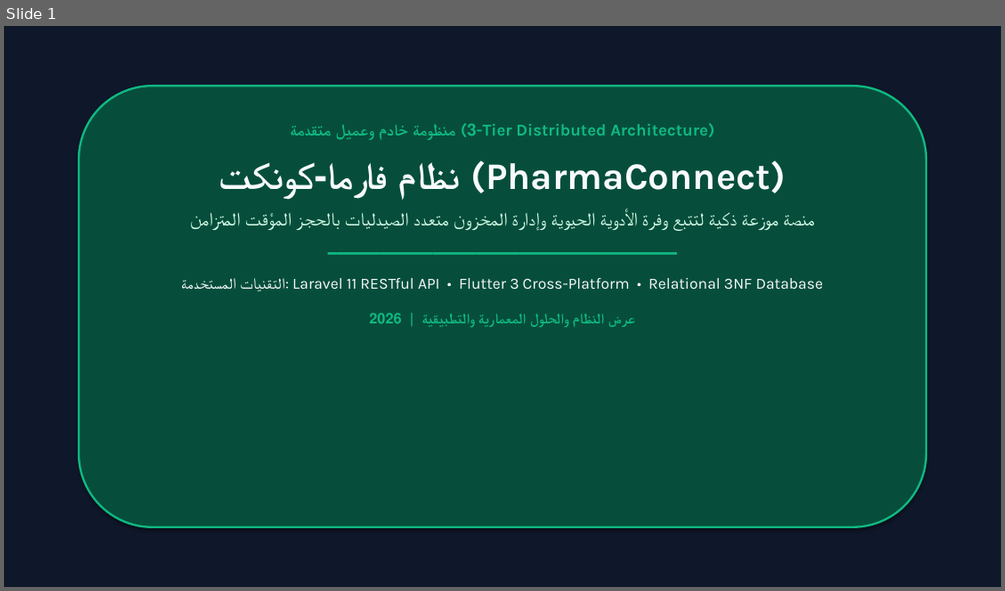
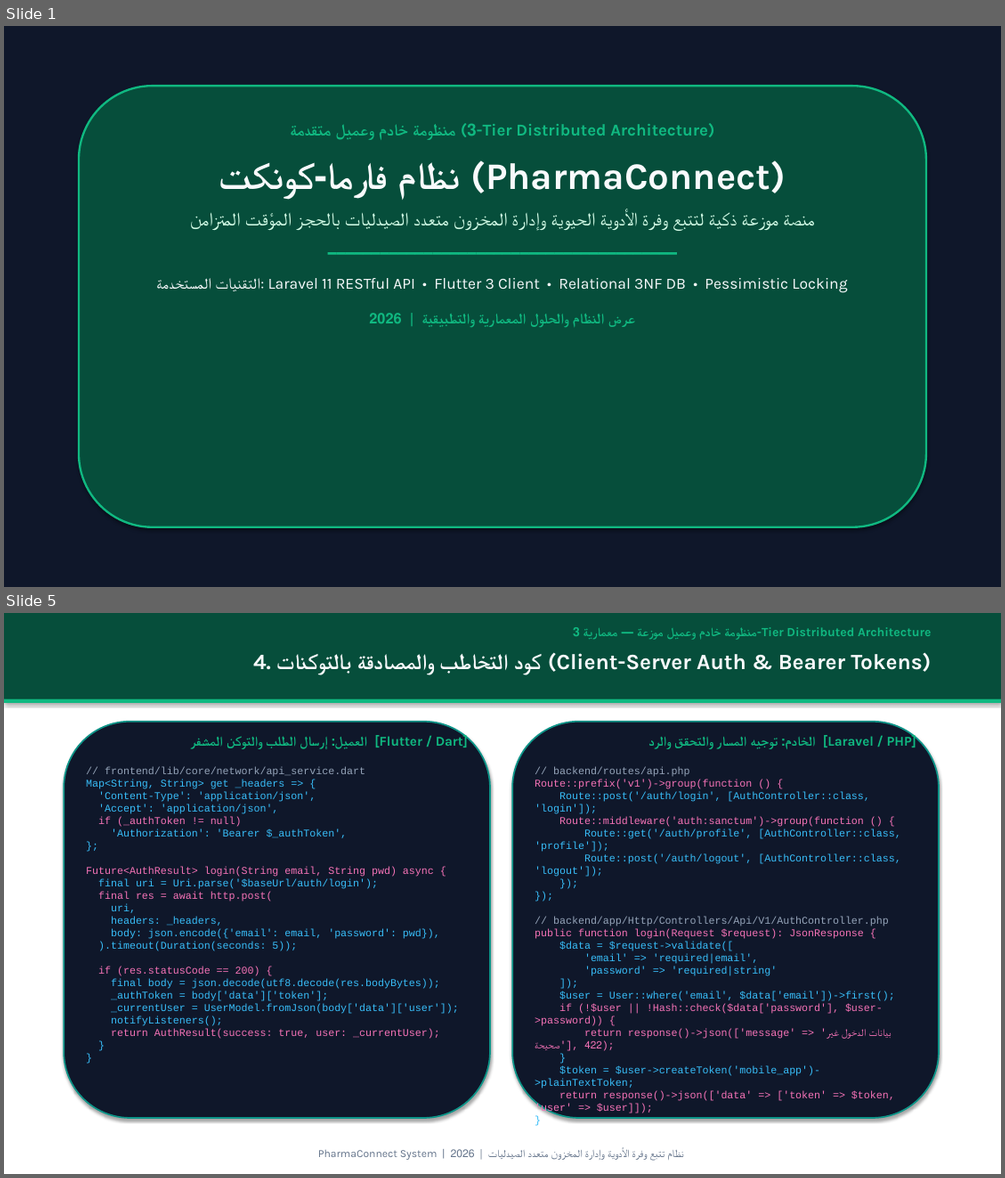
Before and after one commit to jacobkhaled01-spec/PharmaConnect, a slide deck: docs/PharmaConnect_Defense_Presentation.pptx. Shown one above the other, each under a label of ours: slide 1 before the commit, slides 1 and 5 after it; the slides between them are not shown. The pictures are 1005x591 and 1005x1178 pixels, drawn with LibreOffice and Linux fonts; fonts in the diff are those of the drawing. Boxes give left, top, right and bottom in pixels: in the first picture for what was removed or moved away, otherwise in the second. Text is boxed around its words. In the diff, an @@ line names an element or a change of style, - is before the commit and + after.

Commit message:
docs: add full client-server code slides to presentation and deck [2.26.0]

```diff
--- a/docs/PharmaConnect_Defense_Presentation.pptx
+++ b/docs/PharmaConnect_Defense_Presentation.pptx
@@ slide 5 added at [4,613,1001,1174], background #FFFFFF @@
@@ rectangle added at [4,613,1001,699], fill #064E3B, outline #064E3B 0.75 pt @@
@@ text added at [724,627,930,640], 12 pt, text #10B981, bold @@
+منظومة خادم وعميل موزعة — معمارية 3-Tier Distributed Architecture
@@ text added at [253,652,930,675], 21 pt, text #F8FAFC, bold @@
+4. كود التخاطب والمصادقة بالتوكنات (Client-Server Auth & Bearer Tokens)
@@ rectangle added at [4,699,1001,703], fill #10B981 @@
@@ rounded rectangle added at [64,722,490,1118], fill #0F172A, outline #0D9488 1.5 pt @@
@@ text added at [335,734,468,749], 13 pt, text #10B981, bold @@
+العميل: إرسال الطلب والتوكن المشفر [Flutter / Dart]
@@ rounded rectangle added at [512,722,938,1118], fill #0F172A, outline #0D9488 1.5 pt @@
@@ text added at [785,734,916,749], 13 pt, text #10B981, bold @@
+الخادم: توجيه المسار والتحقق والرد [Laravel / PHP]
@@ text added at [86,767,459,1038], 10 pt, text #38BDF8 @@
+// frontend/lib/core/network/api_service.dart
+Map<String, String> get _headers => {
+'Content-Type': 'application/json',
+'Accept': 'application/json',
+if (_authToken != null)
+'Authorization': 'Bearer $_authToken',
+};
+Future<AuthResult> login(String email, String pwd) async {
+final uri = Uri.parse('$baseUrl/auth/login');
+final res = await http.post(
+uri,
+headers: _headers,
+body: json.encode({'email': email, 'password': pwd}),
+).timeout(Duration(seconds: 5));
+if (res.statusCode == 200) {
+final body = json.decode(utf8.decode(res.bodyBytes));
+_authToken = body['data']['token'];
+_currentUser = UserModel.fromJson(body['data']['user']);
+notifyListeners();
+return AuthResult(success: true, user: _currentUser);
+}
+}
@@ text added at [534,767,900,1114], 10 pt, text #38BDF8 @@
+// backend/routes/api.php
+Route::prefix('v1')->group(function () {
+Route::post('/auth/login', [AuthController::class, 'login']);
+Route::middleware('auth:sanctum')->group(function () {
+Route::get('/auth/profile', [AuthController::class, 'profile']);
+Route::post('/auth/logout', [AuthController::class, 'logout']);
+});
+});
+// backend/app/Http/Controllers/Api/V1/AuthController.php
+public function login(Request $request): JsonResponse {
+$data = $request->validate([
+'email' => 'required|email',
+'password' => 'required|string'
+]);
+$user = User::where('email', $data['email'])->first();
+if (!$user || !Hash::check($data['password'], $user->password)) {
+return response()->json(['message' => 'بيانات الدخول غير صحيحة'], 422);
+}
+$token = $user->createToken('mobile_app')->plainTextToken;
+return response()->json(['data' => ['token' => $token, 'user' => $user]]);
+}
@@ text added at [318,1150,684,1159], 10.5 pt, text #64748B @@
+PharmaConnect System | نظام تتبع وفرة الأدوية وإدارة المخزون متعدد الصيدليات | 2026
@@ slide 1 changed as well @@
@@ text at [216,278,847,293]: text changed @@
-التقنيات المستخدمة: Laravel 11 RESTful API • Flutter 3 Cross-Platform • Relational 3NF Database
+التقنيات المستخدمة: Laravel 11 RESTful API • Flutter 3 Client • Relational 3NF DB • Pessimistic Locking
```
Also in this commit, not shown: 5 other slides changed, 7 other slides added, 4 slides removed, 2 other files.
